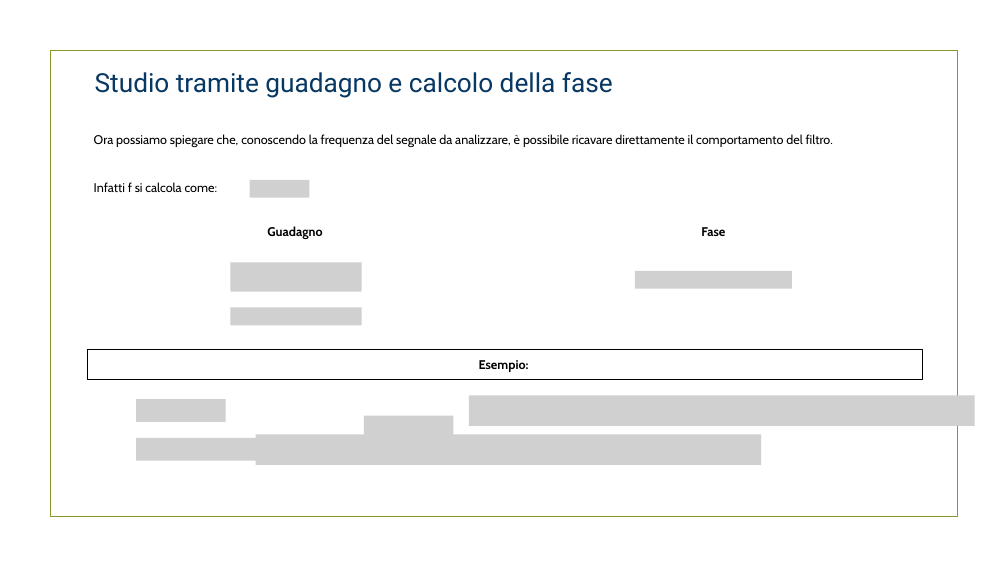
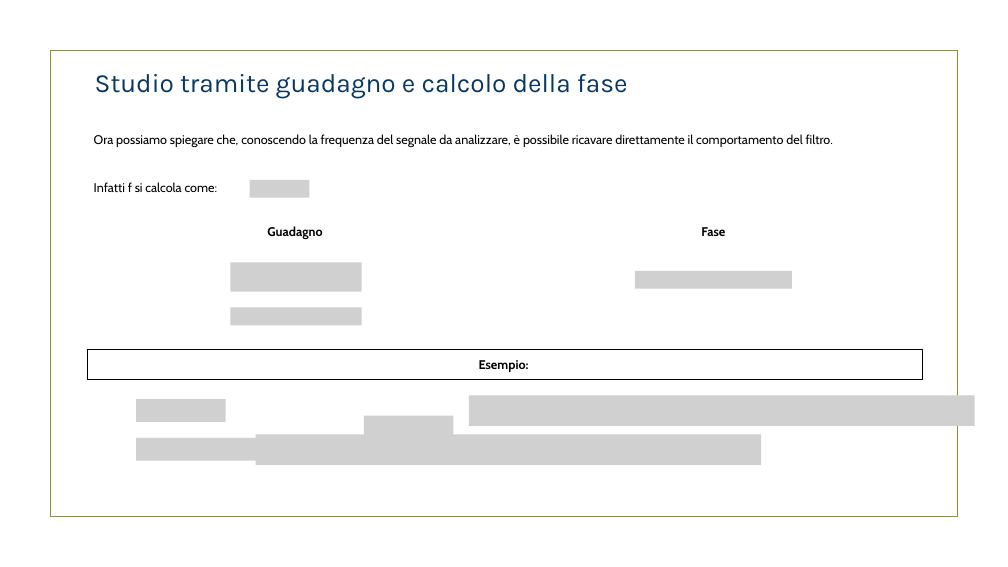
Before and after one commit to RiccardoSC2050/Progetto-sistemi-elettronici, a slide deck: slide 16 of presentazione/demoCompleta.pptx. Drawn at 1008x567 pixels with LibreOffice and Linux fonts; fonts in the diff are those of the drawing; grey boxes stand for pictures; background and template pictures are left out. Boxes give left, top, right and bottom in pixels: in the first picture for what was removed or moved away, otherwise in the second. Text is boxed around its words. In the diff, an @@ line names an element or a change of style, - is before the commit and + after.

```diff
--- a/presentazione/demoCompleta.pptx
+++ b/presentazione/demoCompleta.pptx
@@ text "Studio tramite guadagno e calcolo ..." at (x1=95, y1=74, x2=628, y2=99): font Roboto to Karla @@
```
Also in this commit, not shown: 18 other slides changed, 41 slides added, 2 slides removed.
